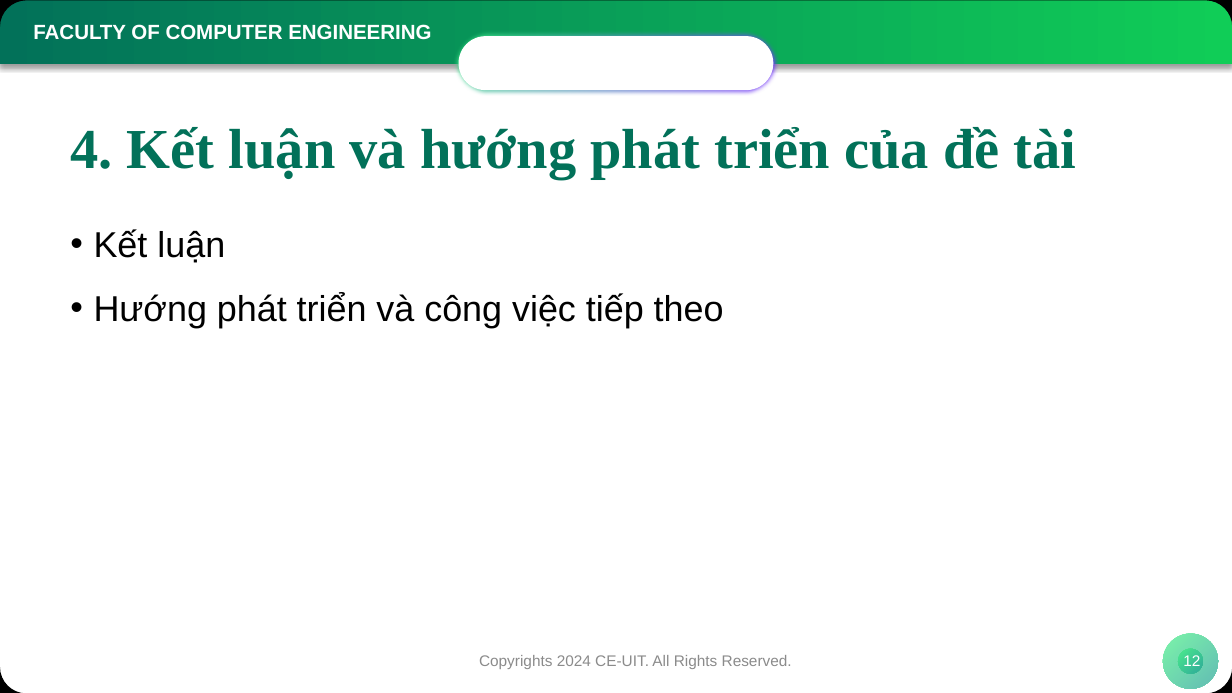
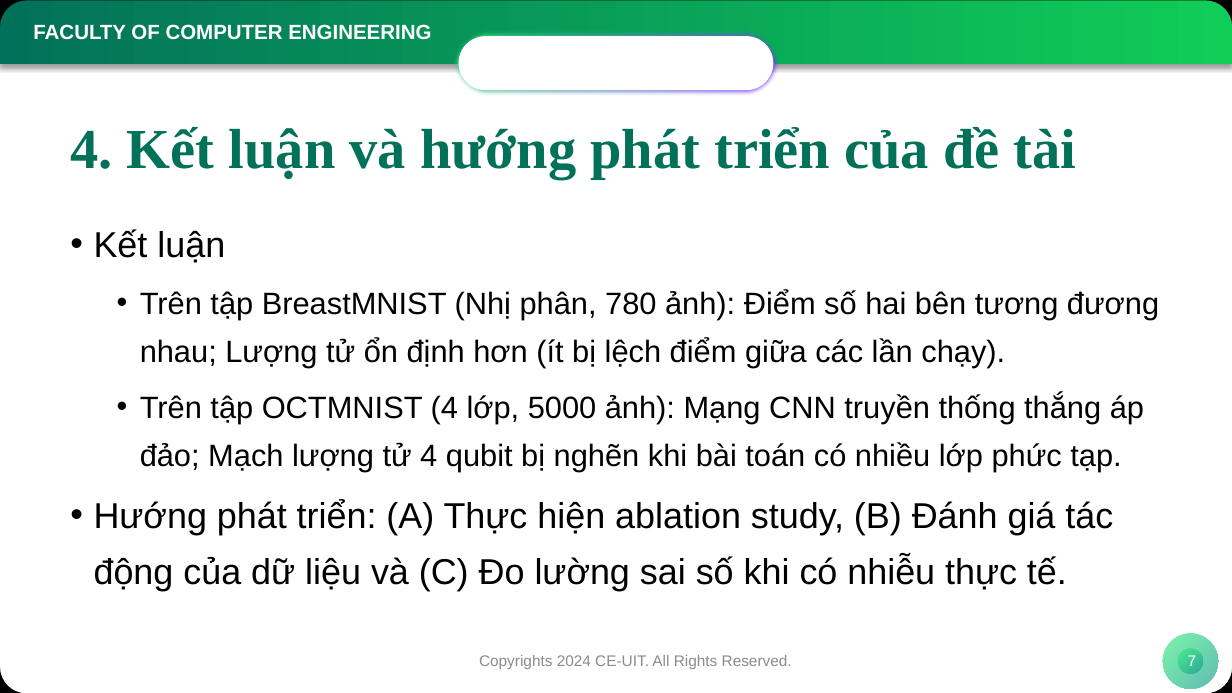
Before and after one commit to NamIsStudyingCE/Quanvolution, a slide deck: slide 7 of KTMT_KLTN_Phu luc 6_Mau bao cao bao ve.pptx (slide 12 before the commit). Drawn at 1232x693 pixels with LibreOffice and Linux fonts; fonts in the diff are those of the drawing; background and template pictures are left out. Boxes give left, top, right and bottom in pixels: in the first picture for what was removed or moved away, otherwise in the second. Text is boxed around its words. In the diff, an @@ line names an element or a change of style, - is before the commit and + after.

```diff
--- a/KTMT_KLTN_Phu luc 6_Mau bao cao bao ve.pptx
+++ b/KTMT_KLTN_Phu luc 6_Mau bao cao bao ve.pptx
@@ text at [94,290,1159,591]: text changed; size 28 to 24 pt @@
-• Hướng phát triển và công việc tiếp theo
+  • Trên tập BreastMNIST (Nhị phân, 780 ảnh): Điểm số hai bên tương đương nhau; Lượng tử ổn định hơn (ít bị lệch điểm giữa các lần chạy).
+  • Trên tập OCTMNIST (4 lớp, 5000 ảnh): Mạng CNN truyền thống thắng áp đảo; Mạch lượng tử 4 qubit bị nghẽn khi bài toán có nhiều lớp phức tạp.
+• Hướng phát triển: (A) Thực hiện ablation study, (B) Đánh giá tác động của dữ liệu và (C) Đo lường sai số khi có nhiễu thực tế.
@@ page number at [1188,655,1197,666]: text changed @@
-12
+7
```
Also in this commit, not shown: 6 other slides changed, 7 slides removed, 18 other files.
